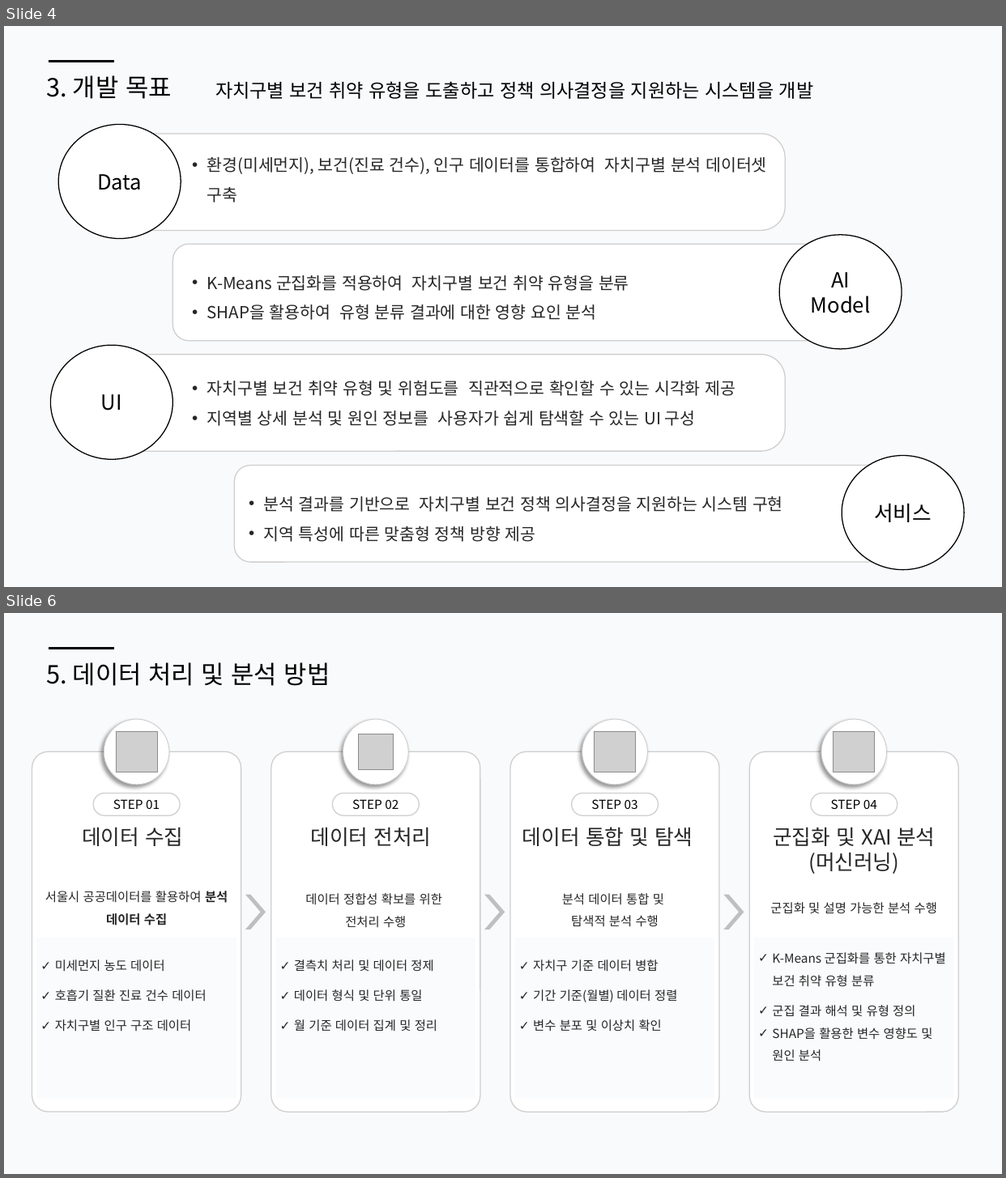
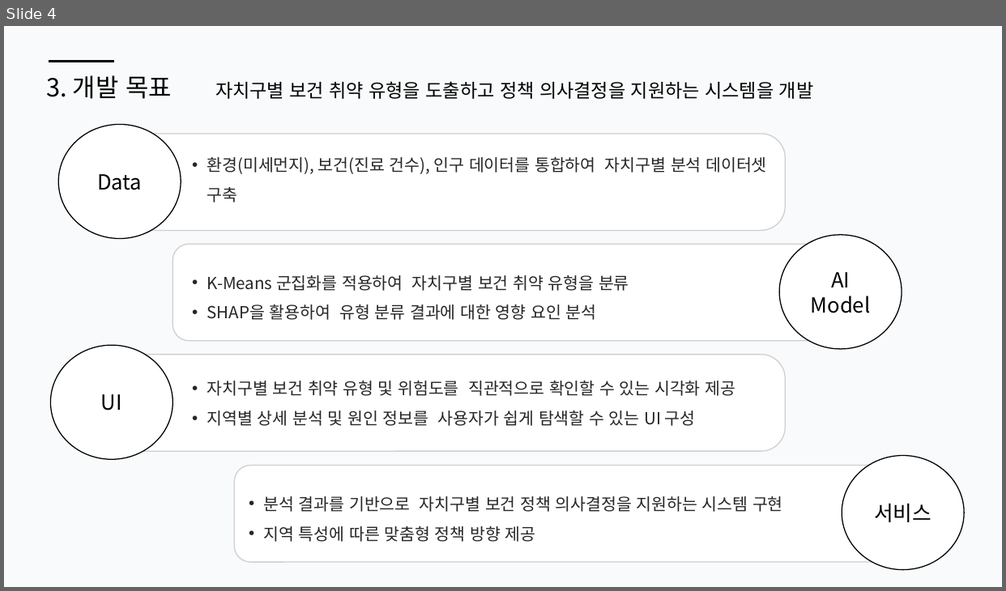
Before and after one commit to seongwook0217/SeongWook, a slide deck: 1차 프로젝트/1. 기획서_V2.pptx. Shown one above the other, each under a label of ours: slides 4 and 6 before the commit, slide 4 after it; the slides between them are not shown. The pictures are 1006x1178 and 1006x591 pixels, drawn with LibreOffice and Linux fonts; fonts in the diff are those of the drawing; grey boxes stand for pictures. Boxes give left, top, right and bottom in pixels: in the first picture for what was removed or moved away, otherwise in the second. Text is boxed around its words. In the diff, an @@ line names an element or a change of style, - is before the commit and + after.

```diff
--- a/1차 프로젝트/1. 기획서_V2.pptx
+++ b/1차 프로젝트/1. 기획서_V2.pptx
@@ slide 6 removed at [4, 613, 1002, 1174], background #F8FAFB; not listed: 1 template element that a slide beside it also shows @@
@@ text removed at [46, 662, 330, 686] @@
-5. 데이터 처리 및 분석 방법
@@ group removed at [32, 719, 241, 1112]: 3 rounded rectangles, 3 texts, 1 ellipse, 1 picture @@
-STEP 01
-데이터 수집
-✓ 미세먼지 농도 데이터
-✓ 호흡기 질환 진료 건수 데이터
-✓ 자치구별 인구 구조 데이터
-서울시 공공데이터를 활용하여 분석 데이터 수집
@@ group removed at [511, 719, 720, 1112]: 3 rounded rectangles, 3 texts, 1 ellipse, 1 picture @@
-STEP 03
-데이터 통합 및 탐색
-✓ 자치구 기준 데이터 병합
-✓ 기간 기준(월별) 데이터 정렬
-✓ 변수 분포 및 이상치 확인
-분석 데이터 통합 및
-탐색적 분석 수행
@@ group removed at [750, 719, 958, 1112]: 3 rounded rectangles, 3 texts, 1 ellipse, 1 picture @@
-STEP 04
-군집화 및 XAI 분석
-(머신러닝)
-✓ K-Means 군집화를 통한 자치구별 보건 취약 유형 분류
-✓ 군집 결과 해석 및 유형 정의
-✓ SHAP을 활용한 변수 영향도 및 원인 분석
-군집화 및 설명 가능한 분석 수행
@@ group removed at [271, 719, 480, 1112]: 3 rounded rectangles, 3 texts, 1 ellipse, 1 picture @@
-STEP 02
-데이터 전처리
-✓ 결측치 처리 및 데이터 정제
-✓ 데이터 형식 및 단위 통일
-✓ 월 기준 데이터 집계 및 정리
-데이터 정합성 확보를 위한
-전처리 수행
@@ chevron removed at [249, 896, 264, 928] @@
@@ chevron removed at [488, 896, 503, 928] @@
@@ chevron removed at [727, 896, 742, 928] @@
```
Also in this commit, not shown: 2 other slides removed.
